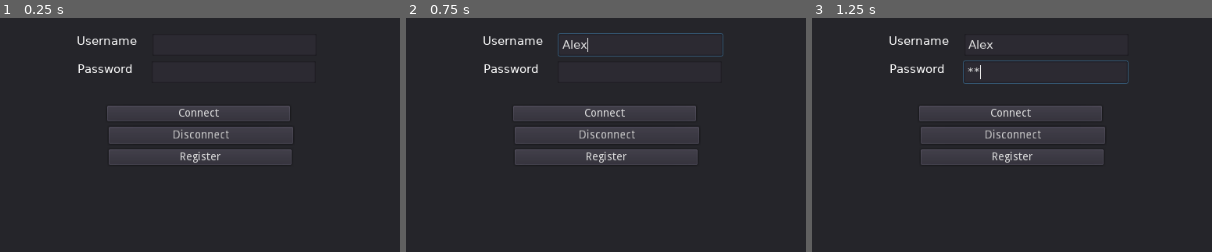
Above: before the commit, frames 1-3 (left to right).
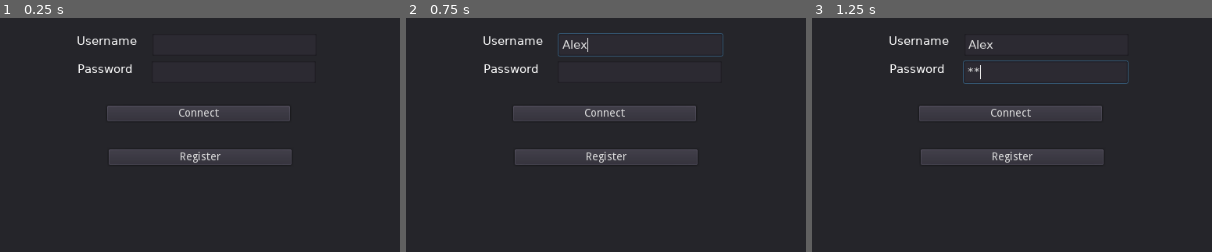
Above: after the commit, the same moments.

Repository: Jaland/godot-lobby-frontend
Game: Godot game, scene res://root.tscn
The game is run twice, just before and just after one commit, with the same random seed, the same clock (stepped at 60 frames per second) and the same inputs.
Inputs (mouse positions are % of the whole screen's width and height, from its top left):
- Up to frame 1 (0.25 s): no input
- Up to frame 2 (0.75 s): click (52, 40) at 0.52 s; type "Alex" at 0.6 s
- Up to frame 3 (1.25 s): click (52, 45) at 0.75 s; type "12" at 0.83 s
The pictures show only the part of the screen within x 23-73%, y 34-84%; the shares and areas given below are measured in that part.

The runs differ from the first frame. In frame 1, 2.3% of the frame differs, in the area x 27-74%, y 46-54%; in frame 2, 2.3%; in frame 3, 2.3%.

Commit message:
Using new login flow, and connecting correctly to chat

Diff:
--- a/lobby/client.gd
+++ b/chat/chat.gd
@@ -1,12 +1,11 @@
 extends Node
 
-onready var _log_dest = get_parent().get_node("ChatScreen/Chat/ChatArea")
-onready var _login_screen = get_parent().get_node("Login")
+onready var _log_dest = get_parent().get_node("Chat/ChatArea")
 
 var _client = WebSocketClient.new()
 var _write_mode = WebSocketPeer.WRITE_MODE_BINARY
 var last_connected_client = 0
-var hostname="ws://localhost:8080/chat"
+var base_host= ProjectSettings.get_setting("ws/hostname") + "/chat"
 
 func _init():
 	_client.connect("connection_established", self, "_client_connected")
@@ -46,6 +45,10 @@
 func _client_connected(protocol):
 	Utils._log(_log_dest, "Client just connected with protocol: %s" % protocol)
 	_client.get_peer(1).set_write_mode(WebSocketPeer.WRITE_MODE_TEXT)
+#	Send auth request
+	var token = get_parent().get_node("/root/RootNode").load_token()
+	var data = JSON.print({"token": token, "requestType": "AUTH"})
+	send_data(data)
 
 
 func _client_disconnected(clean=true):
@@ -58,19 +61,15 @@
 	Utils._log(_log_dest, "Received data. BINARY: %s: %s" % [not is_string, Utils.decode_data(packet, is_string)])
 
 
-func connect_to_url(username, protocols):
-	var fullHostname = hostname + "/" + username
-	var err = _client.connect_to_url(fullHostname, protocols, false)
-	if(err == OK):
-		_login_screen.visible=false
+func _connect_to_chat_service():
+	var fullHostname = base_host + "/test"
+	var err = _client.connect_to_url(fullHostname, [], false)
 	return err
 
 
 func disconnect_from_host():
-	_login_screen.visible=true
 	_client.disconnect_from_host(1000, "Bye bye!")
 
 
 func send_data(data):
-	Utils._log(_log_dest, "Emmiting Signal Data %s" % [data])
 	_client.get_peer(1).put_packet(data.to_utf8())
--- /dev/null
+++ b/chat/chat.tscn
@@ -0,0 +1,61 @@
+[gd_scene load_steps=6 format=2]
+
+[ext_resource path="res://chat/chat.gd" type="Script" id=1]
+[ext_resource path="res://chat/chat_ui.gd" type="Script" id=2]
+[ext_resource path="res://resources/styles/highlight-grey.tres" type="StyleBox" id=3]
+[ext_resource path="res://resources/styles/flat-grey.tres" type="StyleBox" id=4]
+
+[sub_resource type="Theme" id=1]
+
+[node name="lobby-node" type="Control"]
+anchor_right = 1.0
+anchor_bottom = 1.0
+script = ExtResource( 2 )
+
+[node name="Client" type="Node" parent="."]
+script = ExtResource( 1 )
+
+[node name="Chat" type="VBoxContainer" parent="."]
+anchor_right = 1.0
+anchor_bottom = 1.0
+margin_right = -790.0
+margin_bottom = 1.0
+rect_scale = Vector2( 1.031, 0.994872 )
+theme = SubResource( 1 )
+
+[node name="Message" type="HBoxContainer" parent="Chat"]
+margin_right = 234.0
+margin_bottom = 24.0
+
+[node name="ChatTextSend" type="LineEdit" parent="Chat/Message"]
+margin_right = 187.0
+margin_bottom = 24.0
+size_flags_horizontal = 3
+placeholder_text = "Enter some text to send..."
+
+[node name="Send" type="Button" parent="Chat/Message"]
+margin_left = 191.0
+margin_right = 234.0
+margin_bottom = 24.0
+text = "Send"
+
+[node name="ChatArea" type="RichTextLabel" parent="Chat"]
+margin_top = 28.0
+margin_right = 234.0
+margin_bottom = 601.0
+size_flags_vertical = 3
+custom_styles/focus = ExtResource( 3 )
+custom_styles/normal = ExtResource( 4 )
+
+[node name="Disconnect" type="Button" parent="."]
+margin_left = 4.0
+margin_top = 576.0
+margin_right = 238.0
+margin_bottom = 596.0
+rect_scale = Vector2( 1.00943, 1.1 )
+toggle_mode = true
+text = "Disconnect"
+
+[connection signal="ready" from="Client" to="Client" method="_connect_to_chat_service"]
+[connection signal="pressed" from="Chat/Message/Send" to="." method="_on_Send_pressed"]
+[connection signal="pressed" from="Disconnect" to="." method="_on_Disconnect_pressed_game"]
--- a/load-screen/TransitionScreen.tscn
+++ b/load-screen/TransitionScreen.tscn
@@ -1,6 +1,21 @@
 [gd_scene load_steps=4 format=2]
 
 [ext_resource path="res://load-screen/TransitionScreen.gd" type="Script" id=1]
+
+[sub_resource type="Animation" id=2]
+resource_name = "fade_completed"
+tracks/0/type = "value"
+tracks/0/path = NodePath("CoverScreen:color")
+tracks/0/interp = 1
+tracks/0/loop_wrap = true
+tracks/0/imported = false
+tracks/0/enabled = true
+tracks/0/keys = {
+"times": PoolRealArray( 0, 0.5 ),
+"transitions": PoolRealArray( 1, 1 ),
+"update": 0,
+"values": [ Color( 0, 0, 0, 1 ), Color( 0, 0, 0, 0 ) ]
+}
 
 [sub_resource type="Animation" id=1]
 resource_name = "fade_to_black"
@@ -11,25 +26,10 @@
 tracks/0/imported = false
 tracks/0/enabled = true
 tracks/0/keys = {
-"times": PoolRealArray( 0, 1 ),
+"times": PoolRealArray( 0, 0.5 ),
 "transitions": PoolRealArray( 1, 1 ),
 "update": 0,
 "values": [ Color( 0, 0, 0, 0 ), Color( 0, 0, 0, 1 ) ]
-}
-
-[sub_resource type="Animation" id=2]
-resource_name = "fade_completed"
-tracks/0/type = "value"
-tracks/0/path = NodePath("CoverScreen:color")
-tracks/0/interp = 1
-tracks/0/loop_wrap = true
-tracks/0/imported = false
-tracks/0/enabled = true
-tracks/0/keys = {
-"times": PoolRealArray( 0, 1 ),
-"transitions": PoolRealArray( 1, 1 ),
-"update": 0,
-"values": [ Color( 0, 0, 0, 1 ), Color( 0, 0, 0, 0 ) ]
 }
 
 [node name="TransitionScreen" type="CanvasLayer"]
@@ -43,10 +43,10 @@
 margin_top = -626.0
 margin_right = 2014.0
 margin_bottom = 1172.0
-color = Color( 0, 0, 0, 0 )
+color = Color( 0, 0, 0, 1 )
 
 [node name="AnimationPlayer" type="AnimationPlayer" parent="."]
+anims/fade_completed = SubResource( 2 )
 anims/fade_to_black = SubResource( 1 )
-anims/fade_completed = SubResource( 2 )
 
 [connection signal="animation_finished" from="AnimationPlayer" to="." method="_on_AnimationPlayer_animation_finished"]
--- a/lobby/lobby.tscn
+++ /dev/null
@@ -1,57 +0,0 @@
-[gd_scene load_steps=3 format=2]
-
-[ext_resource path="res://lobby/client.gd" type="Script" id=1]
-[ext_resource path="res://lobby/client_ui.gd" type="Script" id=2]
-
-[node name="lobby-node" type="Control"]
-anchor_right = 1.0
-anchor_bottom = 1.0
-script = ExtResource( 2 )
-
-[node name="ChatScreen" type="Panel" parent="."]
-anchor_right = 1.0
-anchor_bottom = 1.0
-
-[node name="Chat" type="VBoxContainer" parent="ChatScreen"]
-anchor_right = 1.0
-anchor_bottom = 1.0
-margin_right = -790.0
-margin_bottom = 1.0
-rect_scale = Vector2( 1.031, 0.994872 )
-
-[node name="Message" type="HBoxContainer" parent="ChatScreen/Chat"]
-margin_right = 234.0
-margin_bottom = 24.0
-
-[node name="ChatTextSend" type="LineEdit" parent="ChatScreen/Chat/Message"]
-margin_right = 187.0
-margin_bottom = 24.0
-size_flags_horizontal = 3
-placeholder_text = "Enter some text to send..."
-
-[node name="Send" type="Button" parent="ChatScreen/Chat/Message"]
-margin_left = 191.0
-margin_right = 234.0
-margin_bottom = 24.0
-text = "Send"
-
-[node name="ChatArea" type="RichTextLabel" parent="ChatScreen/Chat"]
-margin_top = 28.0
-margin_right = 234.0
-margin_bottom = 601.0
-size_flags_vertical = 3
-
-[node name="Disconnect" type="Button" parent="ChatScreen"]
-margin_left = 4.0
-margin_top = 576.0
-margin_right = 238.0
-margin_bottom = 596.0
-rect_scale = Vector2( 1.00943, 1.1 )
-toggle_mode = true
-text = "Disconnect"
-
-[node name="Client" type="Node" parent="."]
-script = ExtResource( 1 )
-
-[connection signal="pressed" from="ChatScreen/Chat/Message/Send" to="." method="_on_Send_pressed"]
-[connection signal="pressed" from="ChatScreen/Disconnect" to="." method="_on_Disconnect_pressed_game"]
--- a/login-client/client.gd
+++ b/login/login.gd
@@ -1,19 +1,17 @@
 extends Node
-
-
-signal change_current_scene(path_to_new_scene)
 
 onready var _error_label = get_parent().get_node("Login/ErrorMessage")
 onready var _transition_player = get_parent().get_parent().get_node("TransitionScreen")
 
 # Used to store User Info while waiting to connect
 var user_info = null
+var request_type = "LOGIN"
 
 var _client = WebSocketClient.new()
 
 # TODO: Externalize hostname
-var hostname="ws://localhost:8080/login"
-var path_to_lobby_scene=""
+var base_host= ProjectSettings.get_setting("ws/hostname") + "/login"
+var path_to_lobby_scene="chat/chat.tscn"
 
 func _init():
 	_client.connect("connection_established", self, "_client_connected")
@@ -48,15 +46,12 @@
 
 # Connect to server and set user info
 func login(username, password, protocols, register):
-	# if(OS.is_userfs_persistent()):
-		# show_error("Cookies must be enabled to use login")
-	var fullHostname = hostname + "/" + username
-	var err = _client.connect_to_url(fullHostname, protocols, false)
+	var err = _client.connect_to_url(base_host, protocols, false)
 	if(err != OK):
 		printerr("Got error while trying to connect to host: %s" % err)
 		show_error("Got error while trying to connect to host")
 		return
-	user_info = JSON.print({"username": username, "password": password,"register": register})
+	user_info = JSON.print({"username": username, "password": password,"register": register, "requestType": request_type})
 	return err
 
 # Once we have successfully connected to the host login
@@ -66,8 +61,6 @@
 	if user_info == null:
 		printerr("User info missing")
 		return
-	print("Sending user info %s" % user_info)
-	print("Sending base64 info %s" % Marshalls.utf8_to_base64(user_info))
 	_client.get_peer(1).put_packet(Marshalls.utf8_to_base64(user_info).to_utf8())
 	user_info = null
 
@@ -77,7 +70,7 @@
 	var response = Marshalls.base64_to_utf8(Utils.decode_data(packet, true))
 	save_token(response)
 	disconnect_from_host()
-	get_parent().load_new_scene("res://lobby/lobby.tscn")
+	get_parent().load_new_scene(path_to_lobby_scene)
 
 func disconnect_from_host():
 	_client.disconnect_from_host(1000, "Bye bye!")
@@ -93,14 +86,3 @@
 	token_file.open("user://token.jwt", File.WRITE)
 	token_file.store_line(token)
 	token_file.close()
-
-
-# Currently used just for testing
-func load_token():
-	var token_file = File.new()
-	if not token_file.file_exists("user://token.jwt"):
-		printerr("Could not find JWT token, note: This application requires 3rd party cookies to be enabled")
-		# TODO Return to login screen
-		return # Error! We don't have a save to load.
-	token_file.open("user://token.jwt", File.READ)
-	return token_file.get_line()
--- a/login-client/client.tscn
+++ b/login/login.tscn
@@ -1,7 +1,7 @@
 [gd_scene load_steps=4 format=2]
 
-[ext_resource path="res://login-client/client_ui.gd" type="Script" id=1]
-[ext_resource path="res://login-client/client.gd" type="Script" id=2]
+[ext_resource path="res://login/login_ui.gd" type="Script" id=1]
+[ext_resource path="res://login/login.gd" type="Script" id=2]
 [ext_resource path="res://resources/fonts/vera-25.tres" type="DynamicFont" id=3]
 
 [node name="LoginNode" type="Control"]
@@ -79,14 +79,6 @@
 margin_bottom = 390.0
 text = "Register"
 
-[node name="Disconnect" type="Button" parent="Login"]
-margin_left = 376.0
-margin_top = 341.0
-margin_right = 610.0
-margin_bottom = 361.0
-rect_scale = Vector2( 1.00943, 1.1 )
-text = "Disconnect"
-
 [node name="ErrorMessage" type="RichTextLabel" parent="Login"]
 visible = false
 margin_left = 376.0
@@ -97,7 +89,5 @@
 custom_fonts/normal_font = ExtResource( 3 )
 text = "Error"
 
-[connection signal="change_current_scene" from="Client" to="." method="_on_Client_change_current_scene"]
 [connection signal="pressed" from="Login/Connect" to="." method="_on_Connect_pressed"]
 [connection signal="pressed" from="Login/Register" to="." method="_on_Register_pressed"]
-[connection signal="pressed" from="Login/Disconnect" to="." method="_on_Disconnect_pressed"]
--- a/login-client/client_ui.gd
+++ b/login/login_ui.gd
@@ -8,19 +8,17 @@
 
 func _on_Connect_pressed():
 	if _user_name.text == "" || _password.text == "" :
+		_client.show_error("Username and password required")
 		return
 	var supported_protocols = PoolStringArray([])
 	_client.login( _user_name.text, _password.text, supported_protocols, false)
 
 func _on_Register_pressed():
 	if _user_name.text == "" || _password.text == "" :
+		_client.show_error("Username and password required")
 		return
 	var supported_protocols = PoolStringArray([])
 	_client.login( _user_name.text, _password.text, supported_protocols, true)
-
-func _on_Disconnect_pressed():
-	_client.disconnect_from_host()
-
 
 func _input(event):
 	if event.is_action_pressed("ui_focus_next") and has_focus():
@@ -30,6 +28,3 @@
 
 func load_new_scene(path_to_new_scene: String):
 	emit_signal("change_current_scene", path_to_new_scene)
-
-func _on_Client_change_current_scene(path_to_new_scene):
-	pass # Replace with function body.
--- /dev/null
+++ b/override.cfg
@@ -0,0 +1 @@
+ws/hostname="ws://localhost:8080"
--- a/project.godot
+++ b/project.godot
@@ -19,6 +19,10 @@
 
 Utils="*res://utils.gd"
 
+[config]
+
+name="TEST"
+
 [gdnative]
 
 singletons=[  ]
@@ -28,3 +32,7 @@
 quality/driver/driver_name="GLES2"
 vram_compression/import_etc=true
 vram_compression/import_etc2=false
+
+[ws]
+
+hostname="ws://localhost:8080"
--- /dev/null
+++ b/resources/styles/flat-grey.tres
@@ -0,0 +1,4 @@
+[gd_resource type="StyleBoxFlat" format=2]
+
+[resource]
+bg_color = Color( 0.184314, 0.184314, 0.184314, 1 )
--- /dev/null
+++ b/resources/styles/highlight-grey.tres
@@ -0,0 +1,4 @@
+[gd_resource type="StyleBoxFlat" format=2]
+
+[resource]
+bg_color = Color( 0.231373, 0.227451, 0.227451, 1 )
--- a/root.tscn
+++ b/root.tscn
@@ -1,7 +1,7 @@
 [gd_scene load_steps=4 format=2]
 
 [ext_resource path="res://root/SceneManager.gd" type="Script" id=1]
-[ext_resource path="res://login-client/client.tscn" type="PackedScene" id=2]
+[ext_resource path="res://login/login.tscn" type="PackedScene" id=2]
 [ext_resource path="res://load-screen/TransitionScreen.tscn" type="PackedScene" id=3]
 
 [node name="RootNode" type="Node"]
--- a/root/SceneManager.gd
+++ b/root/SceneManager.gd
@@ -2,25 +2,34 @@
 
 
 onready var _transition_player = $TransitionScreen
-# Declare member variables here. Examples:
-# var a = 2
-# var b = "text"
 
 
 # Called when the node enters the scene tree for the first time.
 func _ready():
 	pass # Replace with function body.
 
+#Removes node with name "CurrentScene" and loads new scene as "CurrentScene" node
 func _load_new_scene(path_to_new_scene : String):
 	print ("Loading %s..." % path_to_new_scene)
 	_transition_player.hide_scene()
 	yield(_transition_player, "faded_to_black")
-	var root = get_parent()
+	var root = self
 	root.remove_child(root.get_node("CurrentScene"))
 	root.get_child(0).queue_free()
-	var CurrentScene = load(path_to_new_scene)
-	var newNode = Node.new()
-	newNode.set_name("CurrentScene")
-	root.add_child(newNode)
-	newNode.add_child(CurrentScene.instance())
+	root.get_tree()
+	var scene = load(path_to_new_scene)
+	var childNode = scene.instance()
+	childNode.set_name("CurrentScene")
+	root.add_child(childNode)
 	_transition_player.show_scene()
+
+
+# Currently used just for testing
+func load_token():
+	var token_file = File.new()
+	if not token_file.file_exists("user://token.jwt"):
+		printerr("Could not find JWT token, note: This application requires 3rd party cookies to be enabled")
+		# TODO Return to login screen
+		return # Error! We don't have a save to load.
+	token_file.open("user://token.jwt", File.READ)
+	return token_file.get_line()
Renamed: lobby/client_ui.gd -> chat/chat_ui.gd
Not shown, changed: target/index.pck
